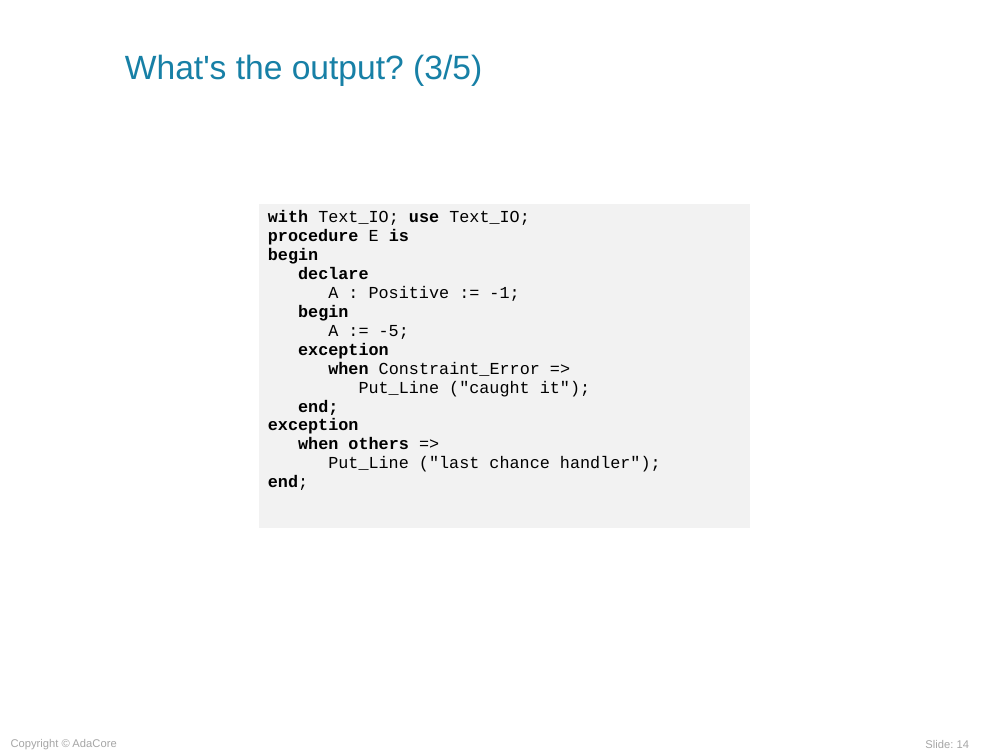
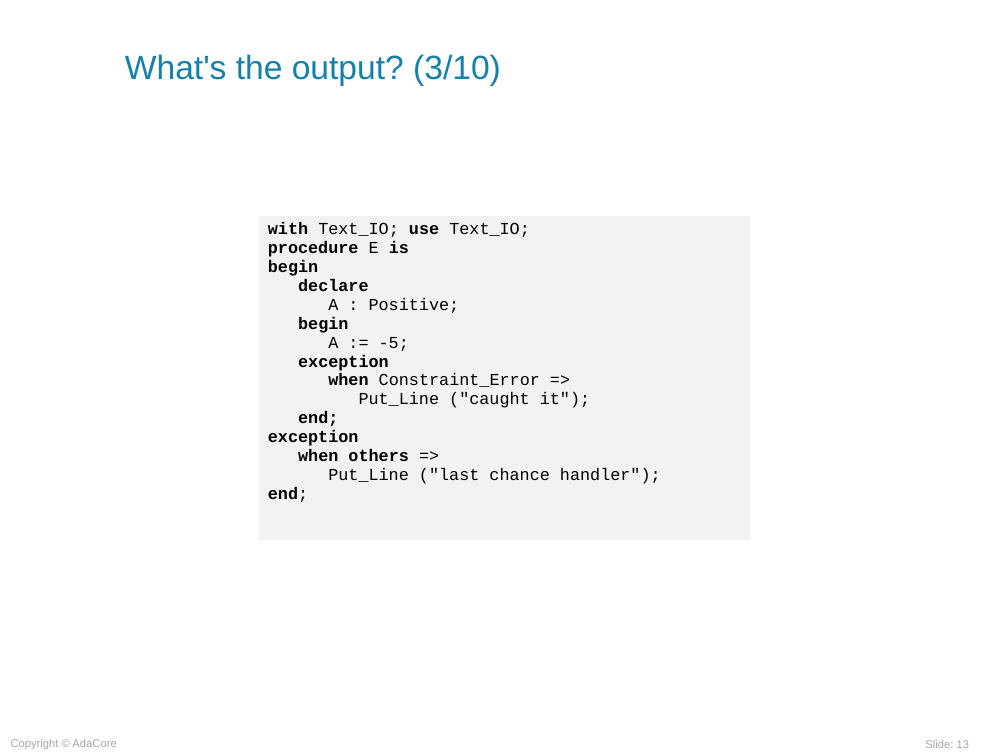
Before and after one commit to AdaCoreU/Courses, a slide deck: slide 13 of lectures/03_Programming_in_the_Large/01_Exceptions/Exceptions.ppt (slide 14 before the commit). Drawn at 1008x756 pixels with LibreOffice and Linux fonts; fonts in the diff are those of the drawing; background and template pictures are left out. Boxes give left, top, right and bottom in pixels: in the first picture for what was removed or moved away, otherwise in the second. Text is boxed around its words. In the diff, an @@ line names an element or a change of style, - is before the commit and + after.

Commit message:
further progress in the exception lesson

```diff
--- a/lectures/03_Programming_in_the_Large/01_Exceptions/Exceptions.ppt
+++ b/lectures/03_Programming_in_the_Large/01_Exceptions/Exceptions.ppt
@@ title at [125,54,501,86]: text changed @@
-What's the output? (3/5)
+What's the output? (3/10)
@@ table at [258,216,750,541] @@
@@ row 1, column 1: "with Text_IO; use Text_IO; / procedure E is / begin / declare / A : Positive := -1; / begin / A := -5; / exception / when Constraint_Error => / Put_Line ("caught it"); / end; / exception / when others => / Put_Line ("last chance handler"); / end;" to "with Text_IO; use Text_IO; / procedure E is / begin / declare / A : Positive; / begin / A := -5; / exception / when Constraint_Error => / Put_Line ("caught it"); / end; / exception / when others => / Put_Line ("last chance handler"); / end;" @@
@@ table: place and size @@
-table at [258,204,750,529]
+table at [258,216,750,541]
@@ page number at [925,740,969,748]: text changed @@
-Slide: 14
+Slide: 13
```
Also in this commit, not shown: 5 other slides changed, 7 slides added, 11 slides removed.
